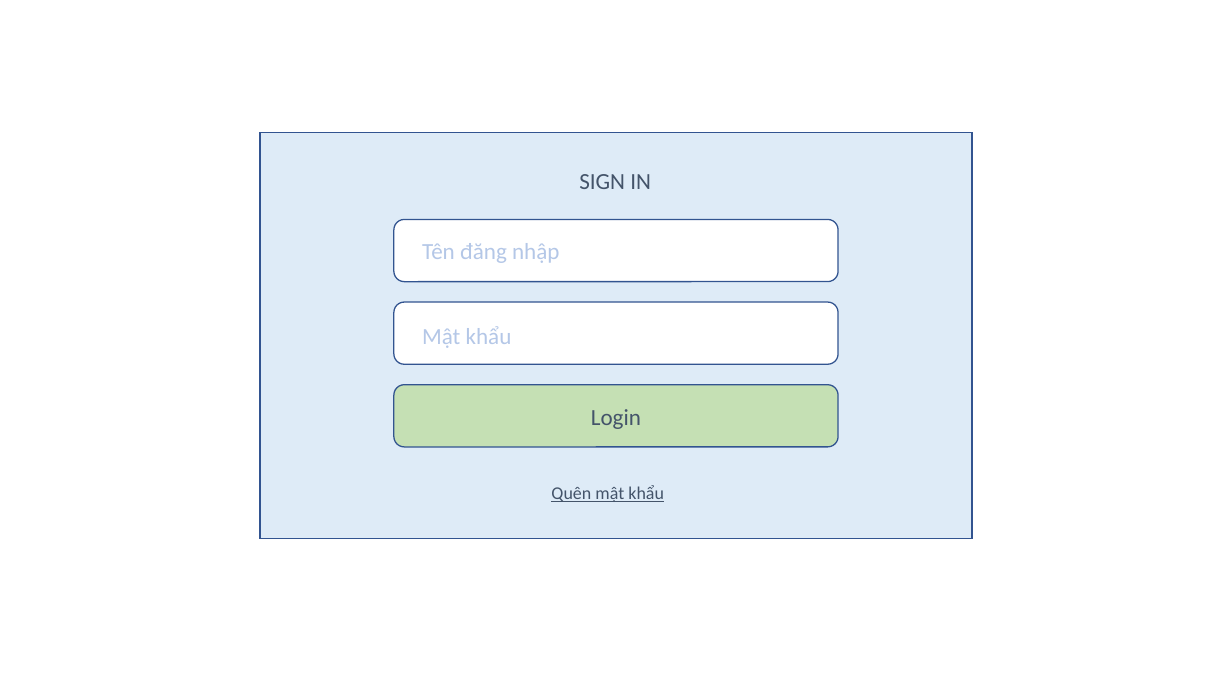
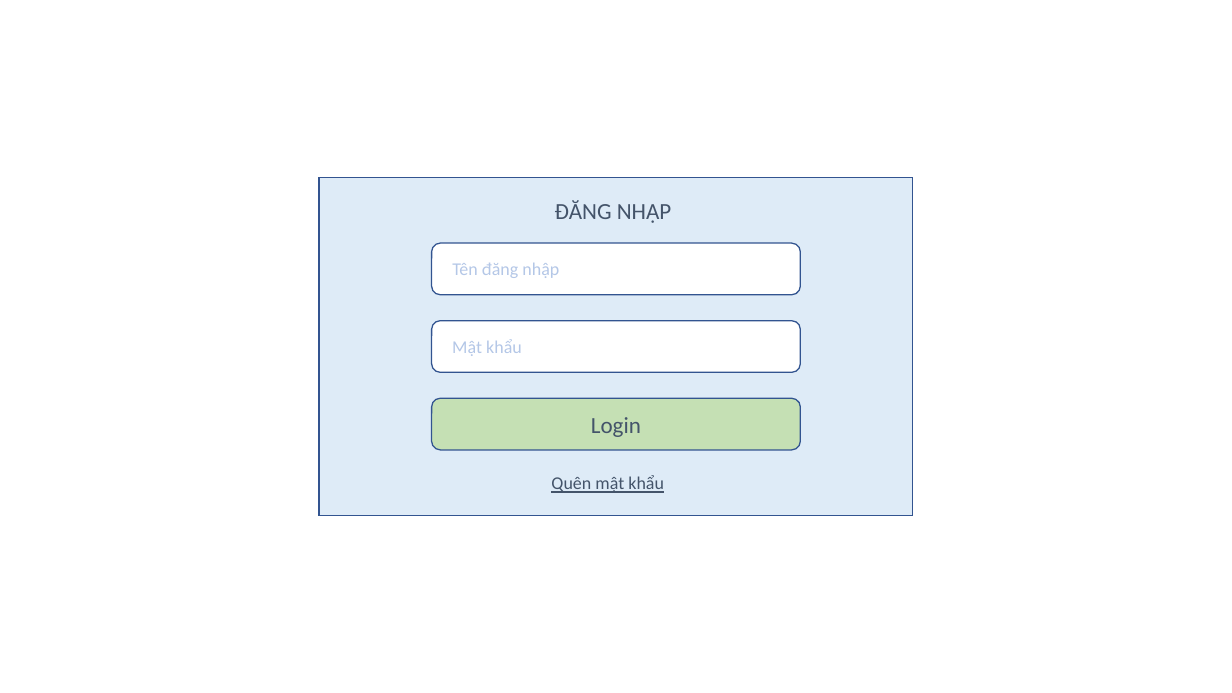
Before and after one commit to hieu193/phac-thao-zalo-marketing, a slide deck: slide 1 of login.pptx. Drawn at 1232x693 pixels with LibreOffice and Linux fonts; fonts in the diff are those of the drawing. Boxes give left, top, right and bottom in pixels: in the first picture for what was removed or moved away, otherwise in the second. Text is boxed around its words. In the diff, an @@ line names an element or a change of style, - is before the commit and + after.

Commit message:
Finish login page layout
Hoàn thành phác thảo trang login

```diff
--- a/login.pptx
+++ b/login.pptx
@@ rectangle: place and size @@
-rectangle at bbox=[260, 132, 972, 538]
+rectangle at bbox=[319, 177, 913, 516]
@@ text at bbox=[555, 200, 672, 223]: text changed @@
-SIGN IN
+ĐĂNG NHẬP
@@ rounded rectangle: place and size @@
-rounded rectangle at bbox=[394, 220, 838, 282]
+rounded rectangle at bbox=[432, 243, 800, 295]
@@ text "Tên đăng nhập" at bbox=[452, 263, 559, 278]: size 18 to 14 pt @@
@@ text "Tên đăng nhập": place and size @@
-text "Tên đăng nhập" at bbox=[422, 243, 559, 263]
+text "Tên đăng nhập" at bbox=[452, 263, 559, 278]
@@ rounded rectangle: place and size @@
-rounded rectangle at bbox=[394, 302, 838, 364]
+rounded rectangle at bbox=[432, 321, 800, 372]
@@ text "Mật khẩu": place and size @@
-text "Mật khẩu" at bbox=[422, 326, 512, 348]
+text "Mật khẩu" at bbox=[452, 339, 522, 356]
@@ text "Mật khẩu" at bbox=[452, 339, 522, 356]: size 18 to 14 pt @@
@@ rounded rectangle "Login": place and size @@
-rounded rectangle "Login" at bbox=[394, 384, 838, 446]
+rounded rectangle "Login" at bbox=[432, 398, 800, 450]
@@ text "Quên mật khẩu": place and size @@
-text "Quên mật khẩu" at bbox=[551, 485, 664, 502]
+text "Quên mật khẩu" at bbox=[551, 475, 664, 493]
```
Also in this commit, not shown: 2 slides added.
